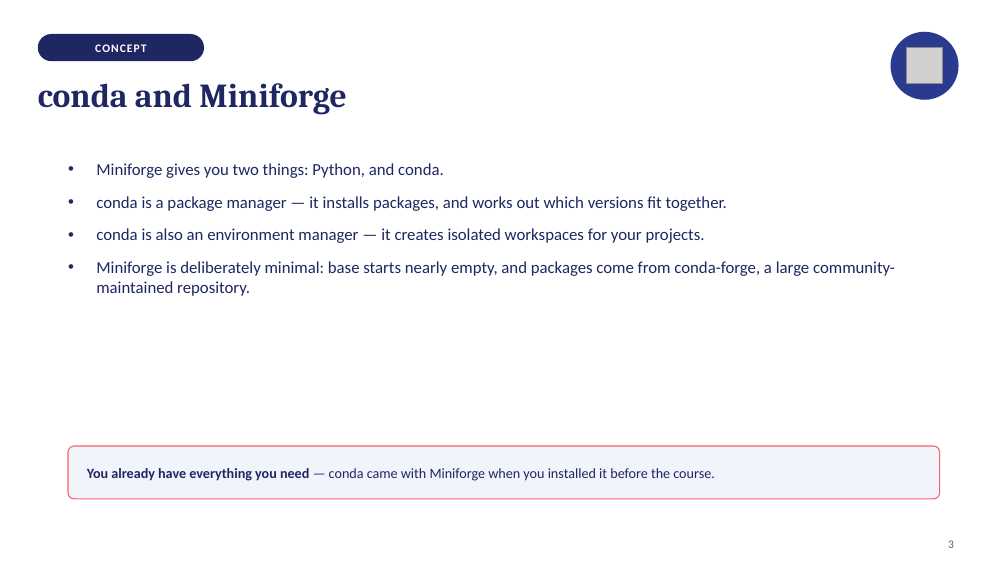
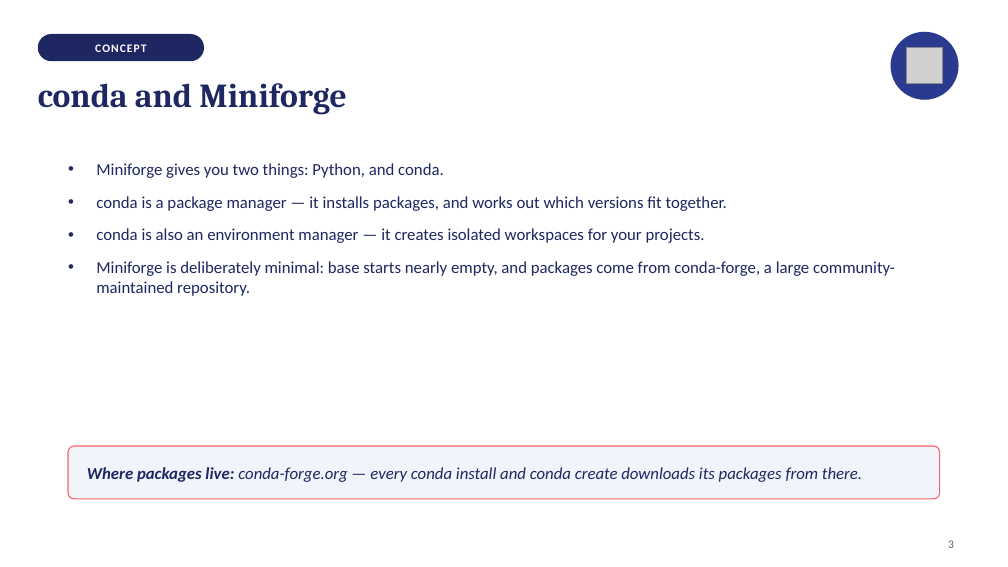
Before and after one commit to isabelhovdahl/TECH2, a slide deck: slide 3 of workshops/week06/conda_slides.pptx. Drawn at 1008x567 pixels with LibreOffice and Linux fonts; fonts in the diff are those of the drawing; grey boxes stand for pictures. Boxes give left, top, right and bottom in pixels: in the first picture for what was removed or moved away, otherwise in the second. Text is boxed around its words. In the diff, an @@ line names an element or a change of style, - is before the commit and + after.

```diff
--- a/workshops/week06/conda_slides.pptx
+++ b/workshops/week06/conda_slides.pptx
@@ text at (87,467,862,482): text changed; size 13.5 to 16 pt; italic on @@
-You already have everything you need — conda came with Miniforge when you installed it before the course.
+Where packages live: conda-forge.org — every conda install and conda create downloads its packages from there.
```
Also in this commit, not shown: 13 other slides changed, 4 other files.
